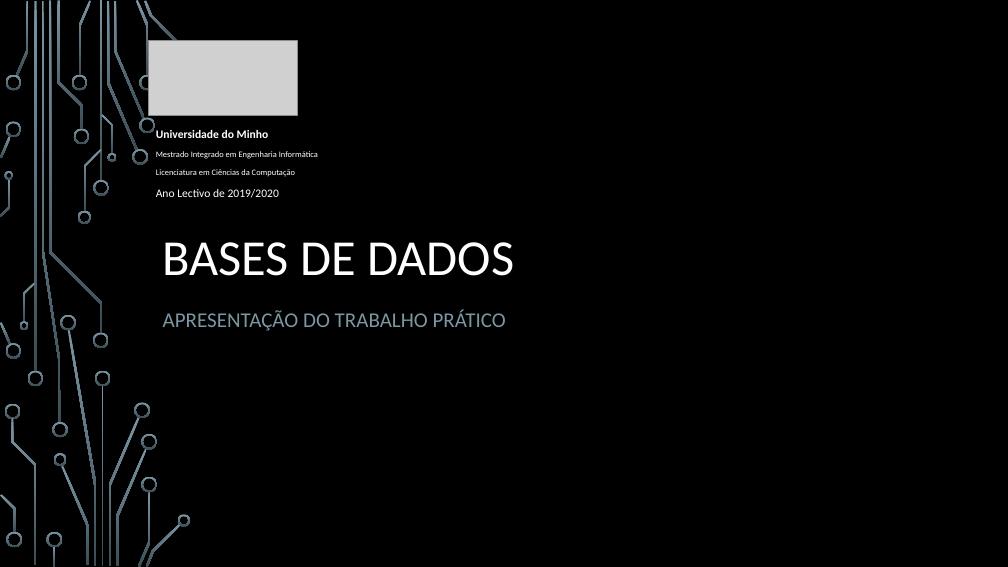
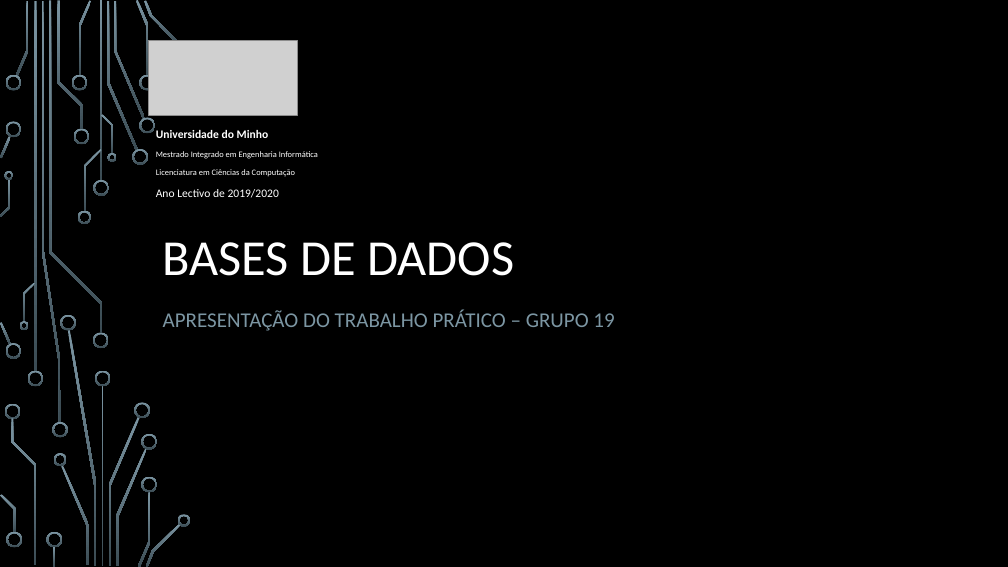
Before and after one commit to nelson31/BD1920, a slide deck: slide 1 of relatorio/Presentation/presentation.pptx. Drawn at 1008x567 pixels with LibreOffice and Linux fonts; fonts in the diff are those of the drawing; grey boxes stand for pictures; background and template pictures are left out. Boxes give left, top, right and bottom in pixels: in the first picture for what was removed or moved away, otherwise in the second. Text is boxed around its words. In the diff, an @@ line names an element or a change of style, - is before the commit and + after.

```diff
--- a/relatorio/Presentation/presentation.pptx
+++ b/relatorio/Presentation/presentation.pptx
@@ subtitle at box(163, 310, 614, 331): text changed @@
-APRESENTAÇÃO DO TRABALHO PRÁTICO
+APRESENTAÇÃO DO TRABALHO PRÁTICO – GRUPO 19
```
Also in this commit, not shown: 2 other slides changed, 1 slide removed.
